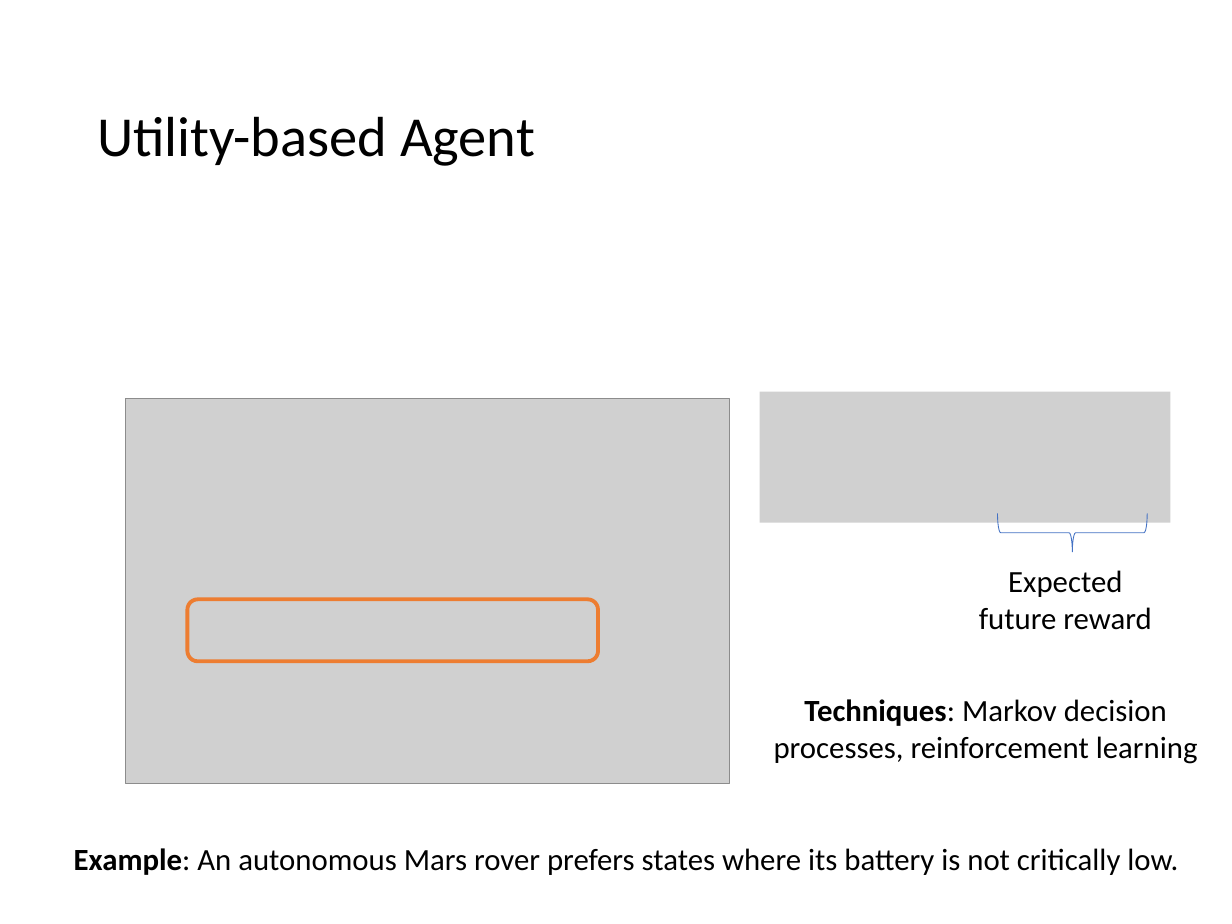
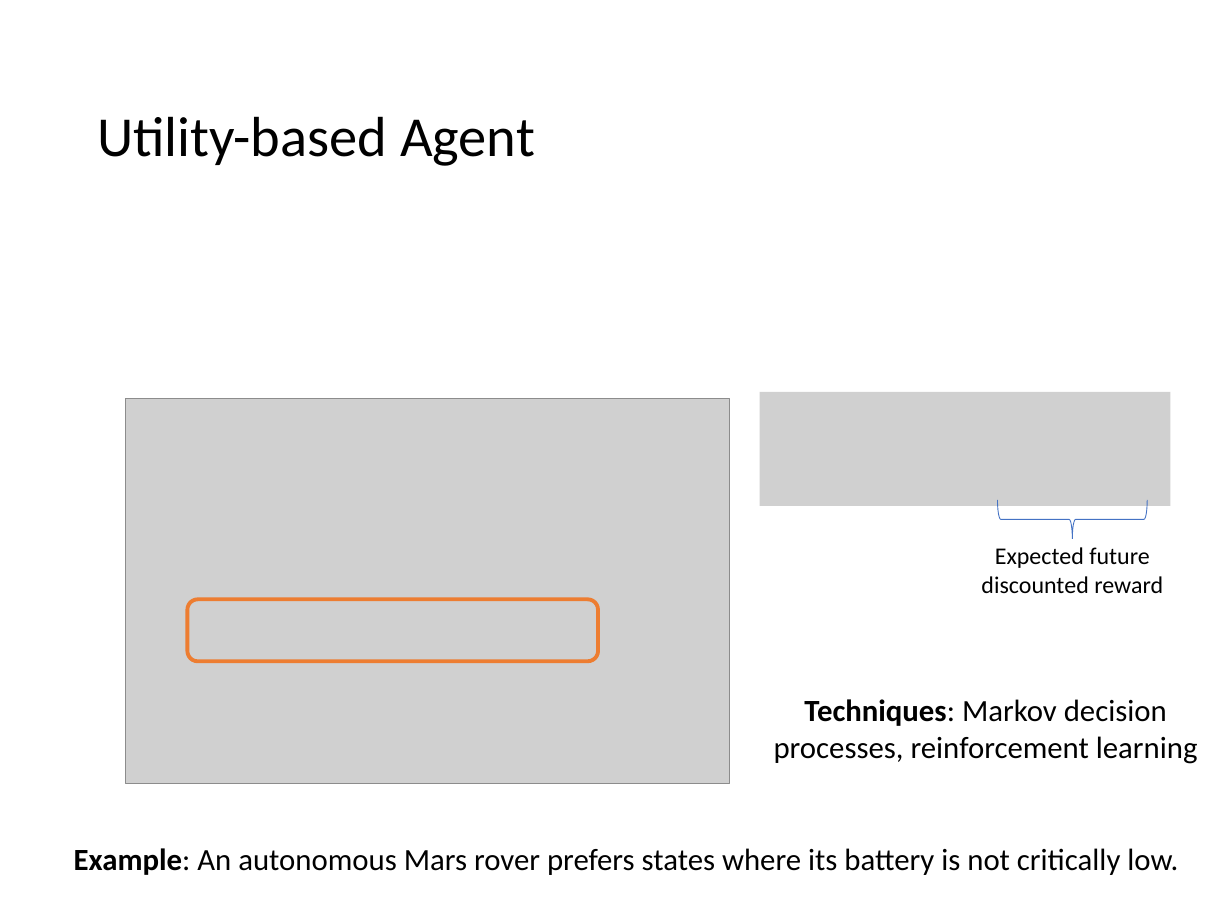
Before and after one commit to mhahsler/CS7320-AI, a slide deck: slide 27 of slides/02_agents.pptx. Drawn at 1232x924 pixels with LibreOffice and Linux fonts; fonts in the diff are those of the drawing; grey boxes stand for pictures. Boxes give left, top, right and bottom in pixels: in the first picture for what was removed or moved away, otherwise in the second. Text is boxed around its words. In the diff, an @@ line names an element or a change of style, - is before the commit and + after.

```diff
--- a/slides/02_agents.pptx
+++ b/slides/02_agents.pptx
@@ picture: place and size @@
-picture at (760,392,1170,522)
+picture at (760,392,1170,506)
@@ left brace: place and size @@
-left brace at (998,514,1148,553)
+left brace at (998,500,1148,540)
@@ text at (981,547,1163,593): text changed; size 18 to 14 pt @@
-Expected future reward
+Expected future discounted reward
```
Also in this commit, not shown: 5 other slides changed, 1 slide added, 1 other file.
